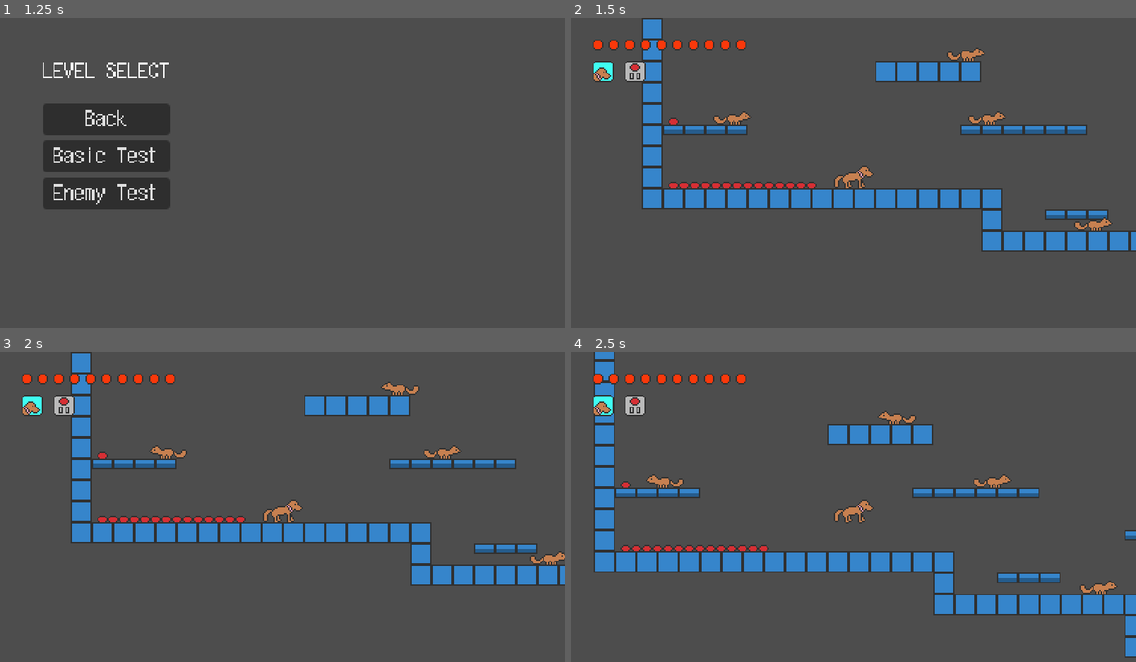
Above: before the commit, frames 1-4 (two rows, left to right).
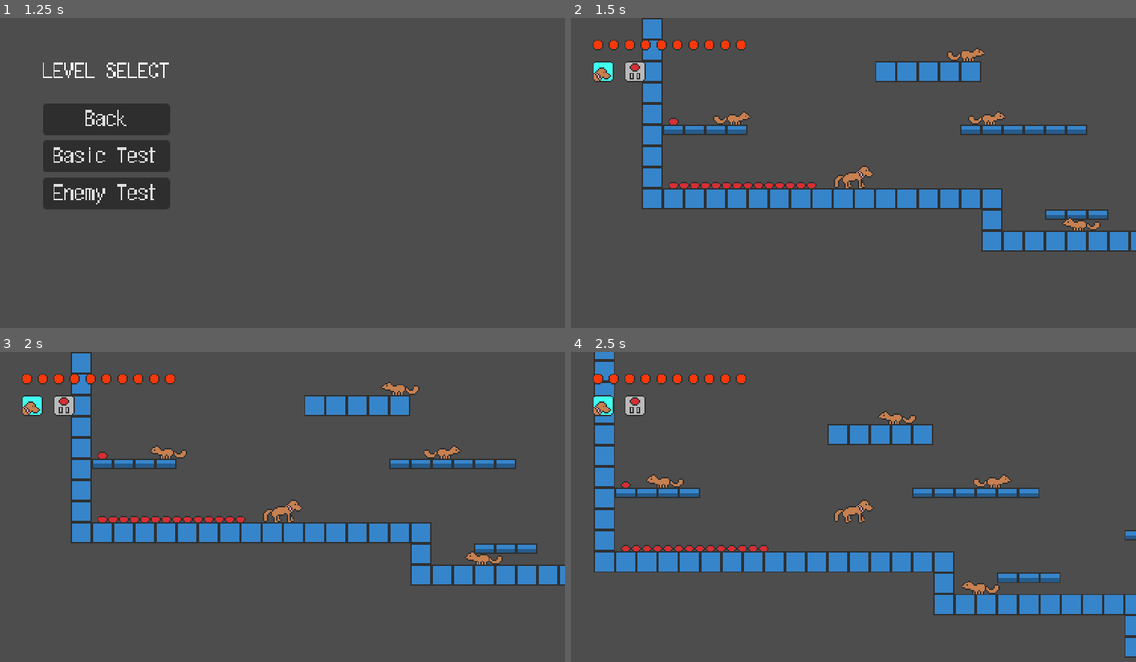
Above: after the commit, the same moments.

Repository: AmossGuy/The-Adventures-of-Gracie
Game: Godot game, scene res://menu.tscn
The game is run twice, just before and just after one commit, with the same random seed, the same clock (stepped at 60 frames per second) and the same inputs.
Inputs:
- Up to frame 1 (1.25 s): click "Level Select" at 0.5 s
- Up to frame 2 (1.5 s): click "Enemy Test" at 1.25 s
- Up to frame 3 (2 s): no input
- Up to frame 4 (2.5 s): hold Right (right) from 2.03 s (still down); tap X (attack) at 2.1 s; tap Z (jump) at 2.27 s

Frame 1 is identical in both runs. In frame 2, 0.2% of the frame differs, in the area x 86-96%, y 64-69%; in frame 3, 0.3%; in frame 4, 0.3%, in the area x 69-97%, y 73-79%.

Commit message:
implement changing initial direction of enemies

Diff:
--- a/levels/test_enemies.tscn
+++ b/levels/test_enemies.tscn
@@ -69,6 +69,7 @@
 
 [node name="e_squirrel3" parent="." instance=ExtResource("4_e2d56")]
 position = Vector2(272, -32)
+scale = Vector2(-1, 1)
 patrol = true
 
 [node name="e_squirrel4" parent="." instance=ExtResource("4_e2d56")]
--- a/objects/enemy.gd
+++ b/objects/enemy.gd
@@ -8,6 +8,11 @@
 
 var direction: float = -1
 var edge_cooldown: float = 0
+
+func _ready() -> void:
+	if scale.x < 0:
+		scale.x *= -1
+		direction *= -1
 
 func _physics_process(delta: float) -> void:
 	if patrol:
